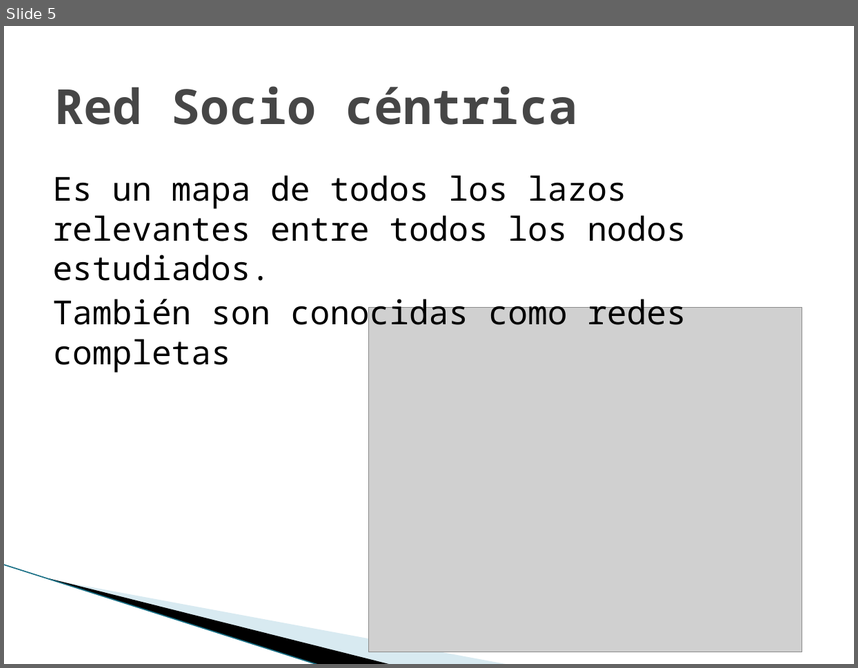
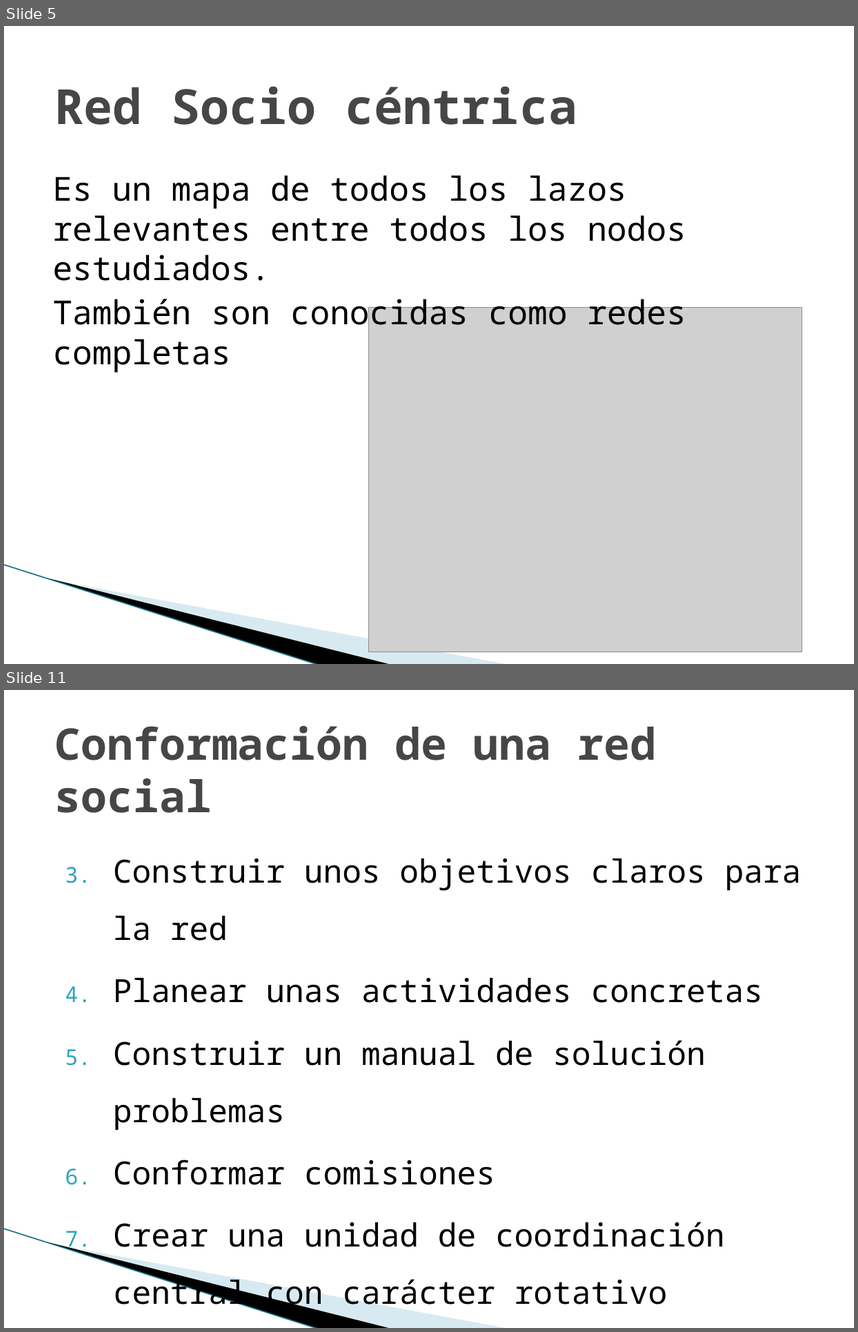
Before and after one commit to carlamadeo/proyectosfacultad, a slide deck: Modelos Organizacionales/TPS/TP_Grupo_C_Redes_Sociales.pptx. Shown one above the other, each under a label of ours: slide 5 before the commit, slides 5 and 11 after it; the slides between them are not shown. The pictures are 858x668 and 858x1332 pixels, drawn with LibreOffice and Linux fonts; fonts in the diff are those of the drawing; grey boxes stand for pictures; background and template pictures are left out. Boxes give left, top, right and bottom in pixels: in the first picture for what was removed or moved away, otherwise in the second. Text is boxed around its words. In the diff, an @@ line names an element or a change of style, - is before the commit and + after.

```diff
--- a/Modelos Organizacionales/TPS/TP_Grupo_C_Redes_Sociales.pptx
+++ b/Modelos Organizacionales/TPS/TP_Grupo_C_Redes_Sociales.pptx
@@ slide 11 added at <box>4,690,854,1328</box>, background #FFFFFF; not listed: 3 template elements that a slide beside it also shows @@
@@ title added at <box>55,726,657,813</box>, 36.9 pt, text #464646, bold @@
+Conformación de una red social
@@ text added at <box>113,858,802,1312</box>, 27 pt, text #000000 @@
+3. Construir unos objetivos claros para la red
+4. Planear unas actividades concretas
+5. Construir un manual de solución problemas
+6. Conformar comisiones
+7. Crear una unidad de coordinación central con carácter rotativo
```
Also in this commit, not shown: 48 other slides added, 1 other file.
